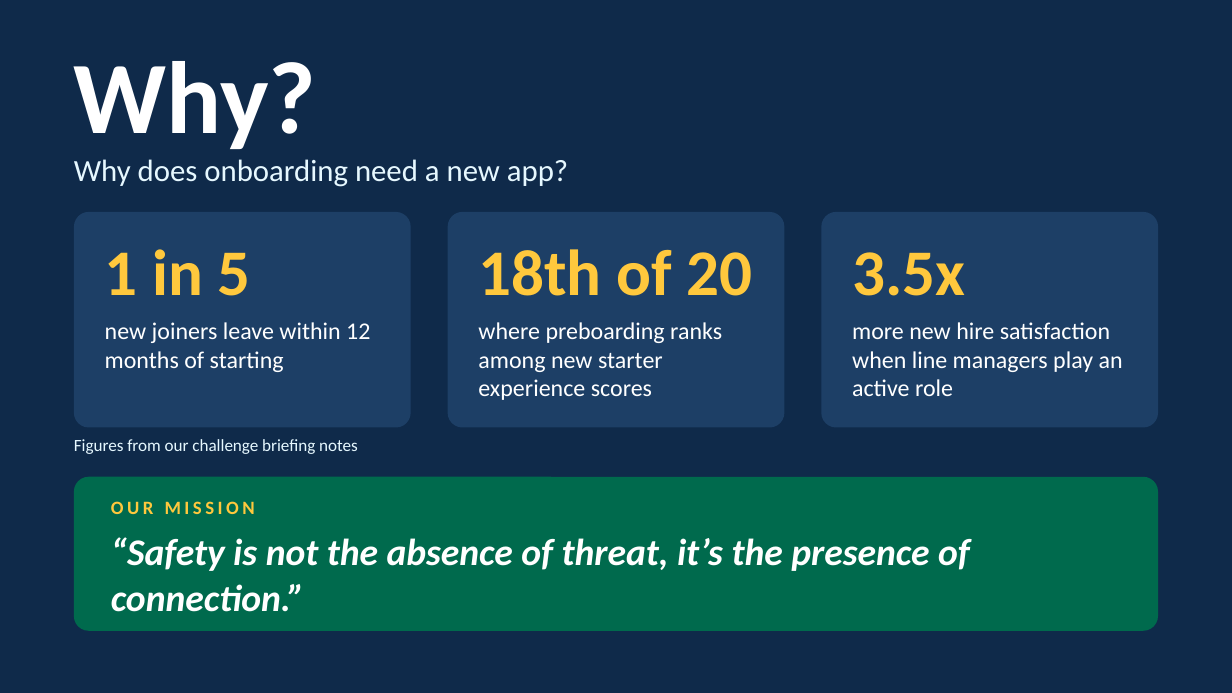
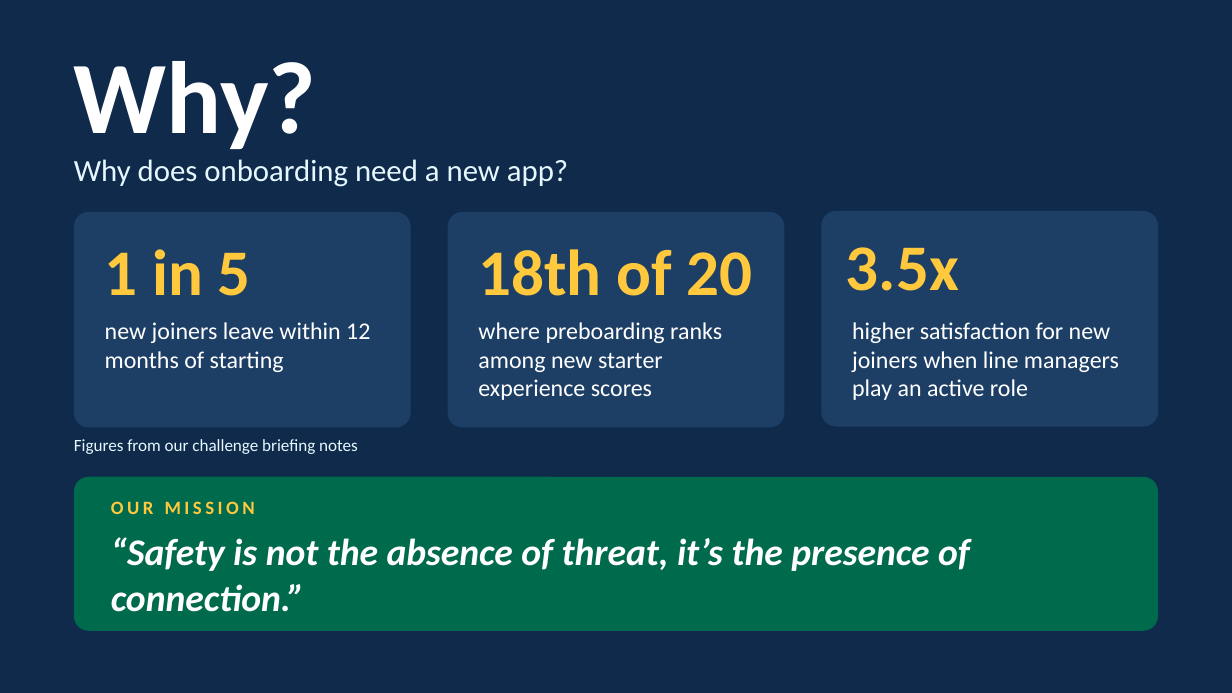
Before and after one commit to AliceBellTrayner/all-aboard-starting-template, a slide deck: slide 1 of presentation/HorsePower-mentor-pitch.pptx. Drawn at 1232x693 pixels with LibreOffice and Linux fonts; fonts in the diff are those of the drawing. Boxes give left, top, right and bottom in pixels: in the first picture for what was removed or moved away, otherwise in the second. Text is boxed around its words. In the diff, an @@ line names an element or a change of style, - is before the commit and + after.

Commit message:
New slide about box

```diff
--- a/presentation/HorsePower-mentor-pitch.pptx
+++ b/presentation/HorsePower-mentor-pitch.pptx
@@ text "3.5x": place and size @@
-text "3.5x" at [852, 252, 965, 296]
+text "3.5x" at [846, 247, 959, 291]
@@ text at [852, 322, 1119, 400]: text changed @@
-more new hire satisfaction when line managers play an active role
+higher satisfaction for new joiners when line managers play an active role
```
